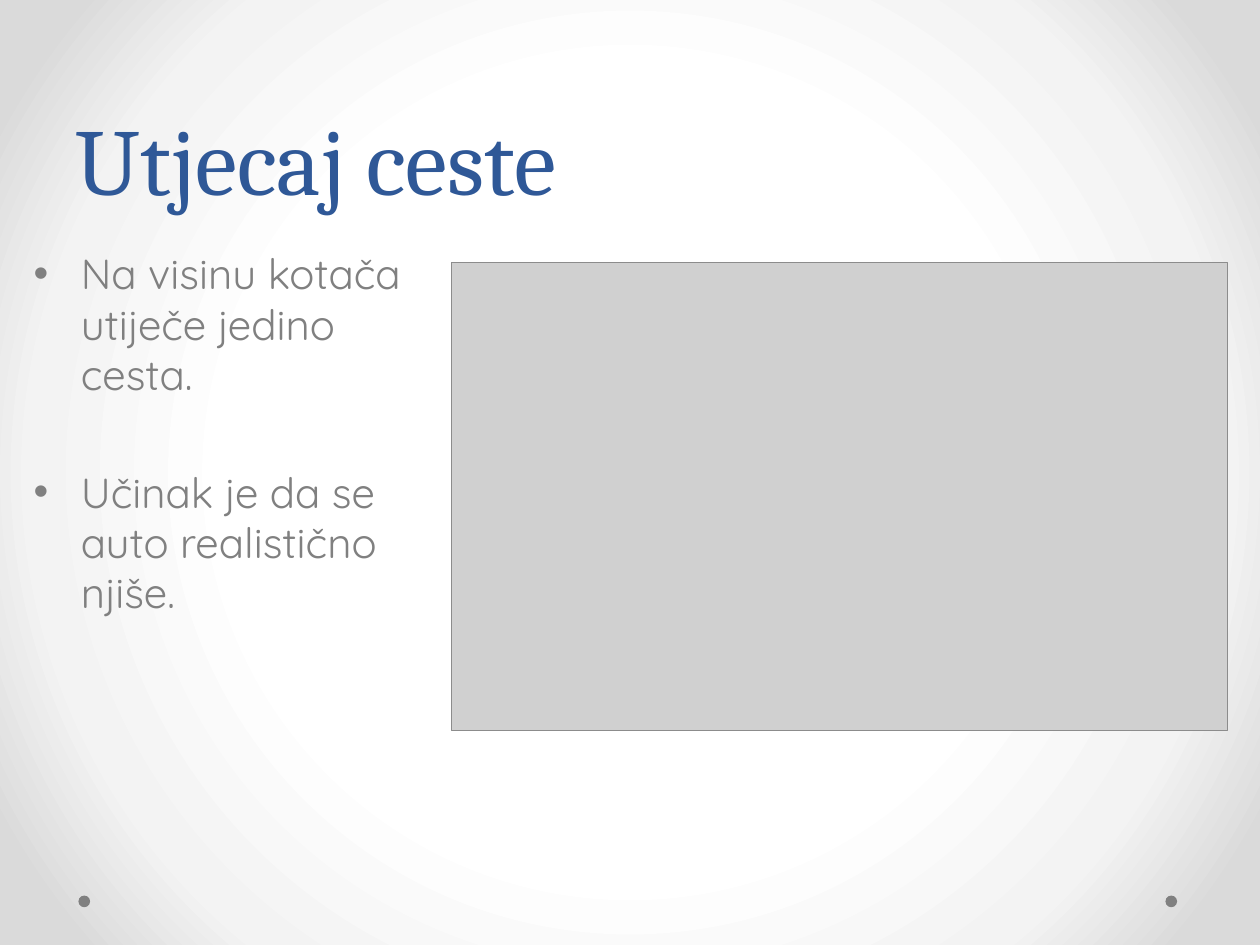
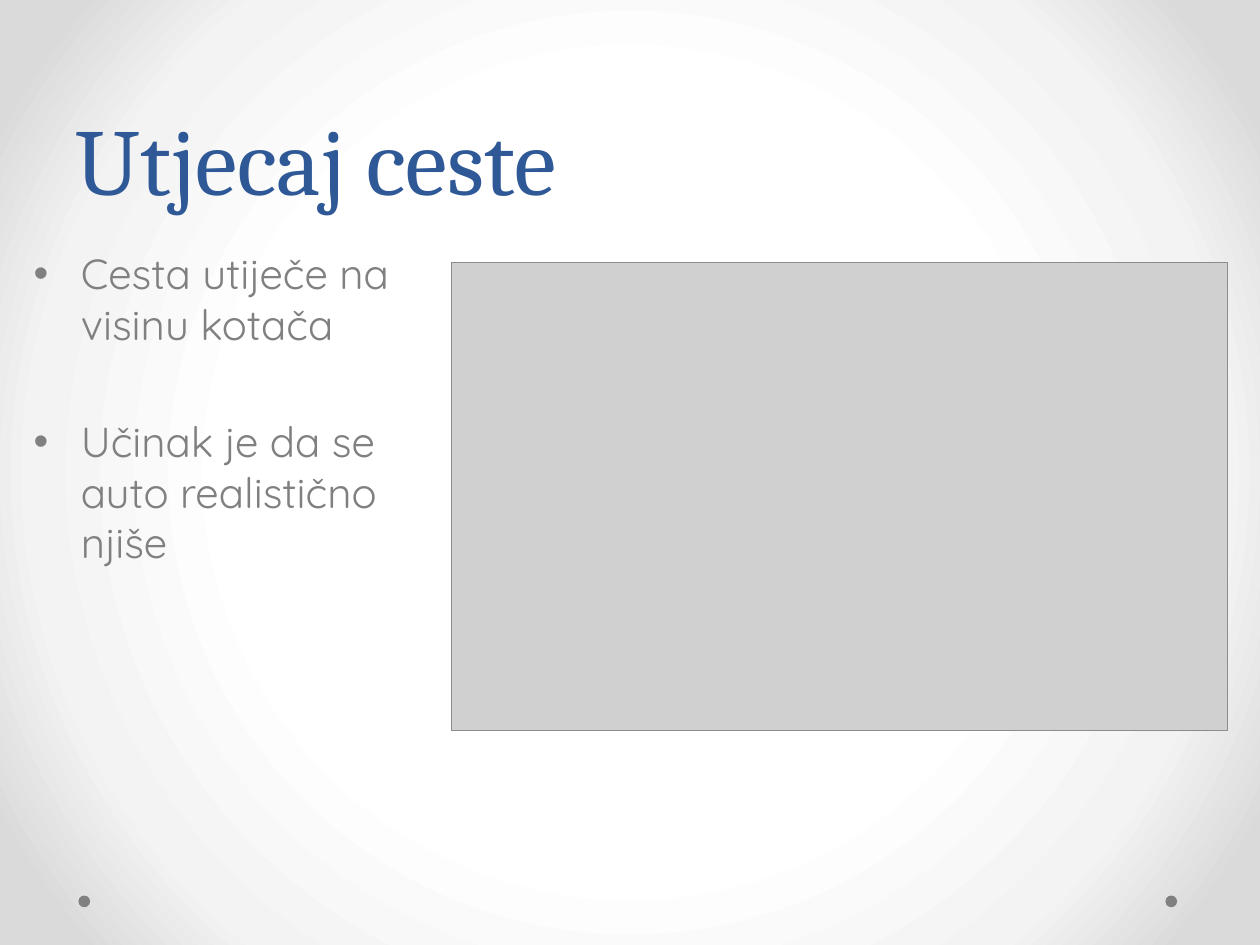
Before and after one commit to Bojanovski/IG-Project, a slide deck: slide 22 of Dokumentacija/Prezentacija.pptx (slide 5 before the commit). Drawn at 1260x945 pixels with LibreOffice and Linux fonts; fonts in the diff are those of the drawing; grey boxes stand for pictures. Boxes give left, top, right and bottom in pixels: in the first picture for what was removed or moved away, otherwise in the second. Text is boxed around its words. In the diff, an @@ line names an element or a change of style, - is before the commit and + after.

```diff
--- a/Dokumentacija/Prezentacija.pptx
+++ b/Dokumentacija/Prezentacija.pptx
@@ text at (81, 259, 389, 566): text changed @@
-• Na visinu kotača utiječe jedino cesta.
-• Učinak je da se auto realistično njiše.
+• Cesta utiječe na visinu kotača
+• Učinak je da se auto realistično njiše
```
Also in this commit, not shown: 9 other slides changed, 14 slides added.
